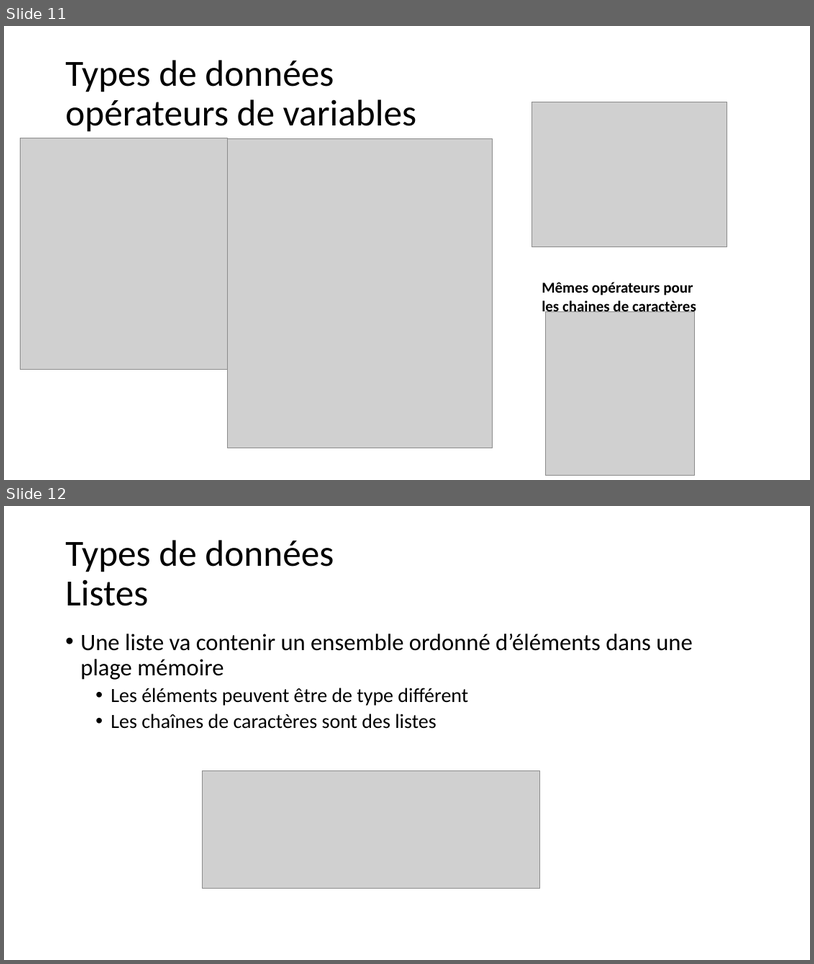
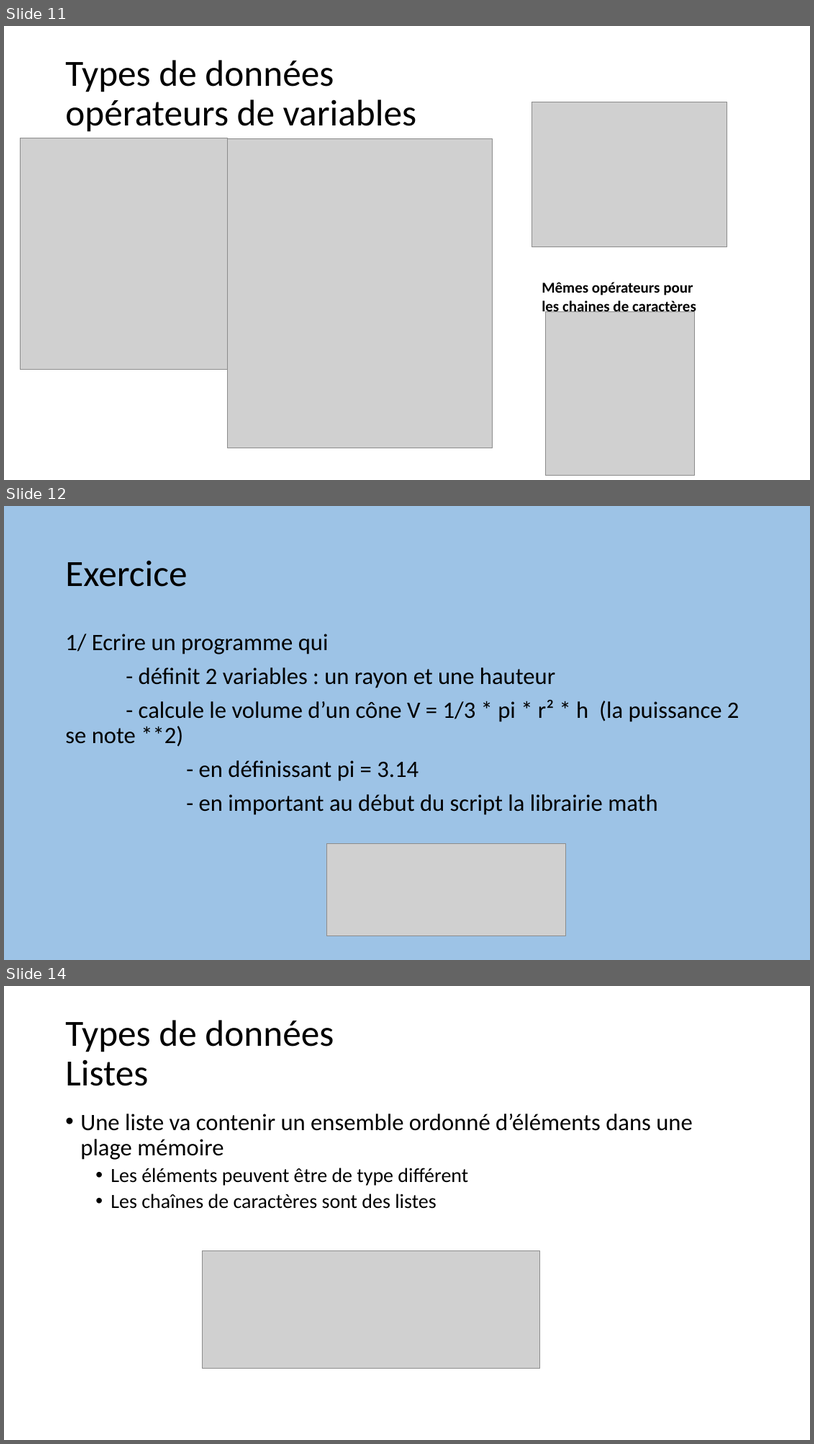
Before and after one commit to aubinthomas/Course, a slide deck: python_debutant/Formation Python débutant.pptx. Shown one above the other, each under a label of ours: slides 11 and 12 before the commit, slides 11, 12 and 14 after it; the slides between them are not shown. The pictures are 814x964 and 814x1444 pixels, drawn with LibreOffice and Linux fonts; fonts in the diff are those of the drawing; grey boxes stand for pictures. Boxes give left, top, right and bottom in pixels: in the first picture for what was removed or moved away, otherwise in the second. Text is boxed around its words. In the diff, an @@ line names an element or a change of style, - is before the commit and + after.

```diff
--- a/python_debutant/Formation Python débutant.pptx
+++ b/python_debutant/Formation Python débutant.pptx
@@ slide 12 added at (4,506,810,960), background #9DC3E6 @@
@@ title added at (65,560,187,587), 44 pt, text #000000 @@
+Exercice
@@ text added at (65,633,740,815), 28 pt, text #000000 @@
+1/ Ecrire un programme qui
+- définit 2 variables : un rayon et une hauteur
+- calcule le volume d’un cône V = 1/3 * pi * r² * h (la puissance 2 se note **2)
+- en définissant pi = 3.14
+- en important au début du script la librairie math
@@ picture added at (327,844,566,936) @@
@@ what was slide 12 is now slide 14 @@
```
Also in this commit, not shown: 2 slides changed, 2 other slides added, 1 slide removed, 2 other files.
